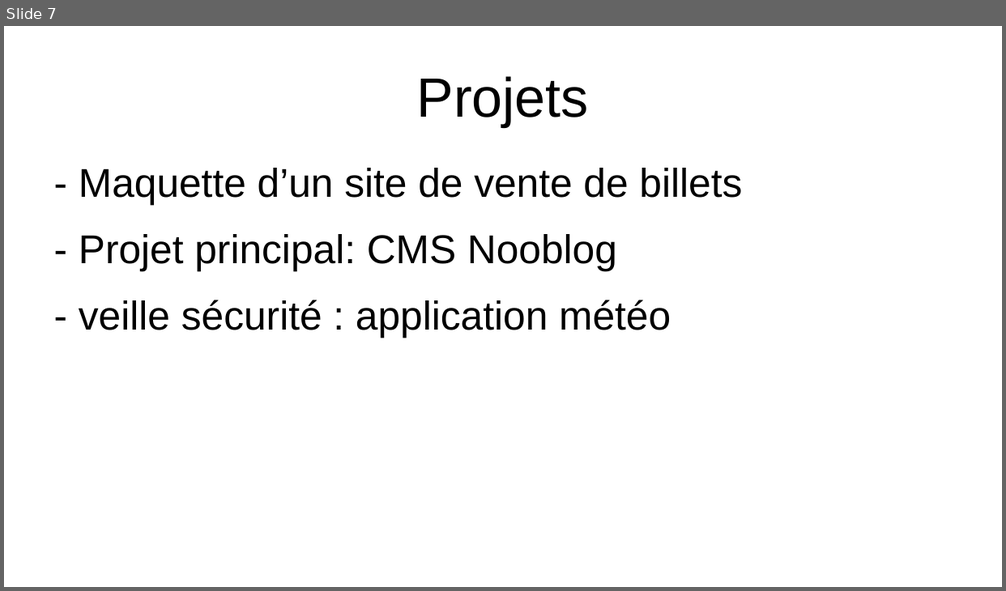
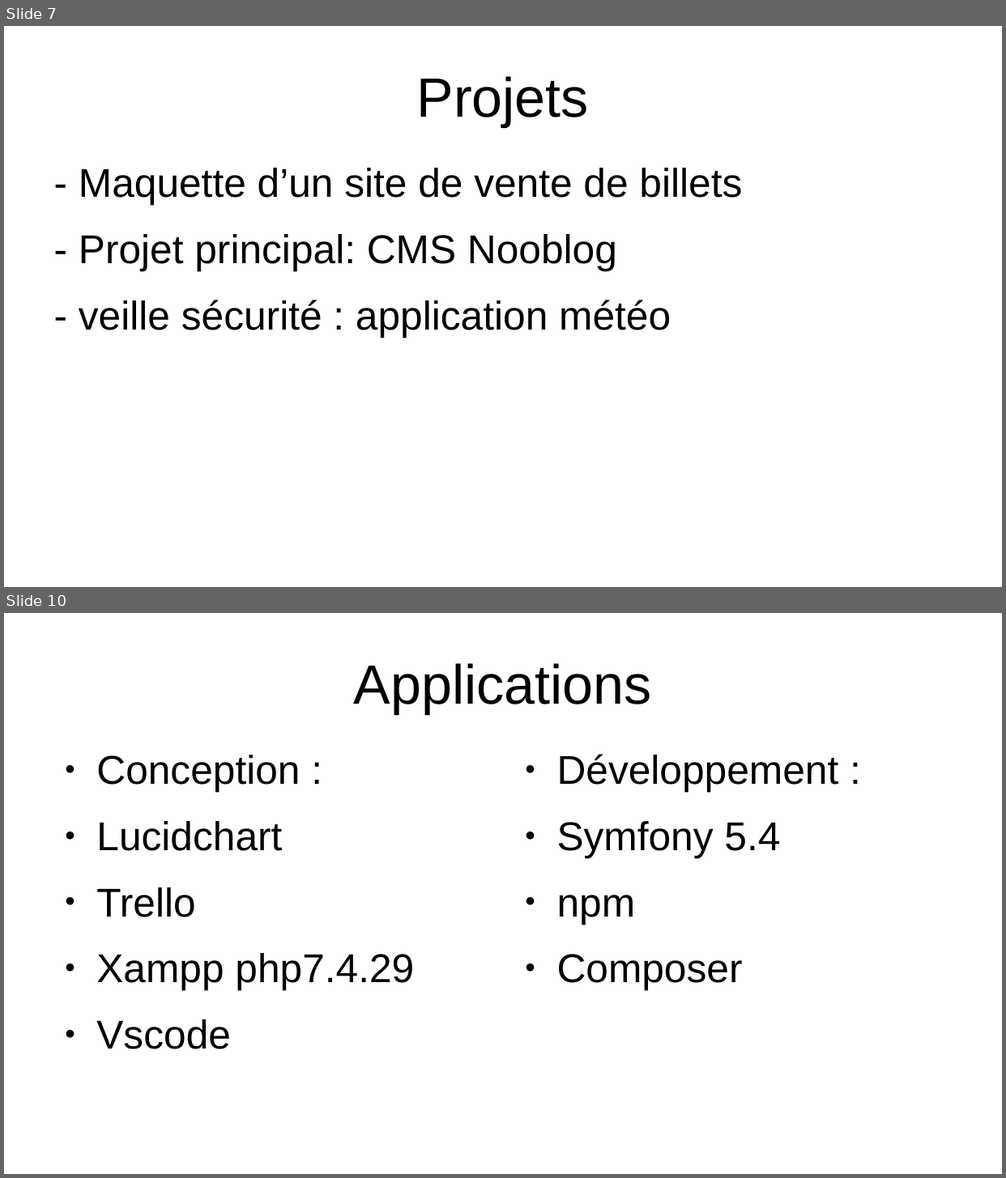
Before and after one commit to feihachim/afpa-dossiers-exam, a slide deck: Presentation-projet.odp. Shown one above the other, each under a label of ours: slide 7 before the commit, slides 7 and 10 after it; the slides between them are not shown. The pictures are 1006x591 and 1006x1178 pixels, drawn with LibreOffice and Linux fonts; fonts in the diff are those of the drawing. Boxes give left, top, right and bottom in pixels: in the first picture for what was removed or moved away, otherwise in the second. Text is boxed around its words. In the diff, an @@ line names an element or a change of style, - is before the commit and + after.

```diff
--- a/Presentation-projet.odp
+++ b/Presentation-projet.odp
@@ slide 10 added at <box>4,613,1002,1174</box>, background #FFFFFF @@
@@ title added at <box>354,663,652,714</box>, 44 pt, text #000000 @@
+Applications
@@ text added at <box>96,755,414,1050</box>, 32 pt, text #000000 @@
+● Conception :
+● Lucidchart
+● Trello
+● Xampp php7.4.29
+● Vscode
@@ text added at <box>557,754,839,990</box>, 32 pt, text #000000 @@
+● Développement :
+● Symfony 5.4
+● npm
+● Composer
```
Also in this commit, not shown: 1 slide changed, 3 other slides added, 1 other file.
